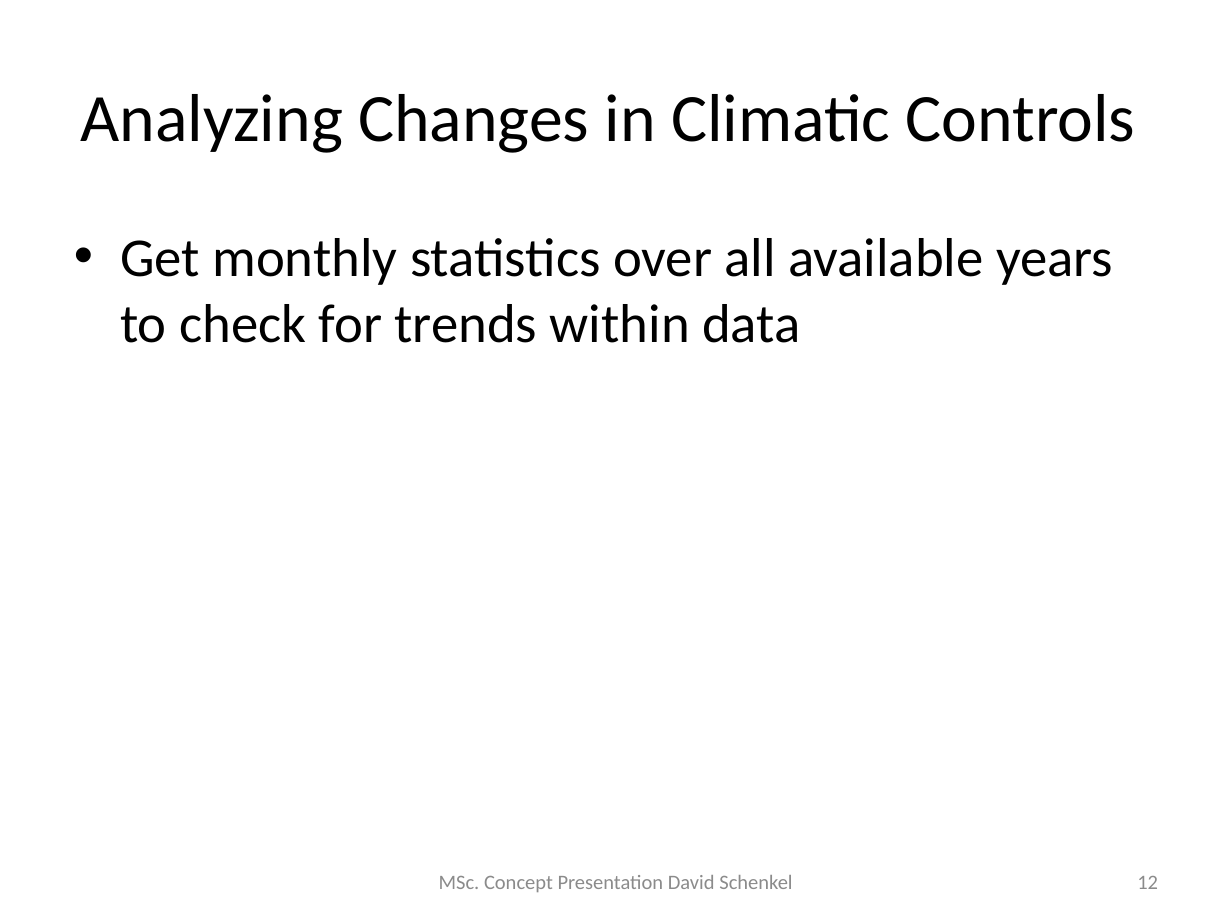
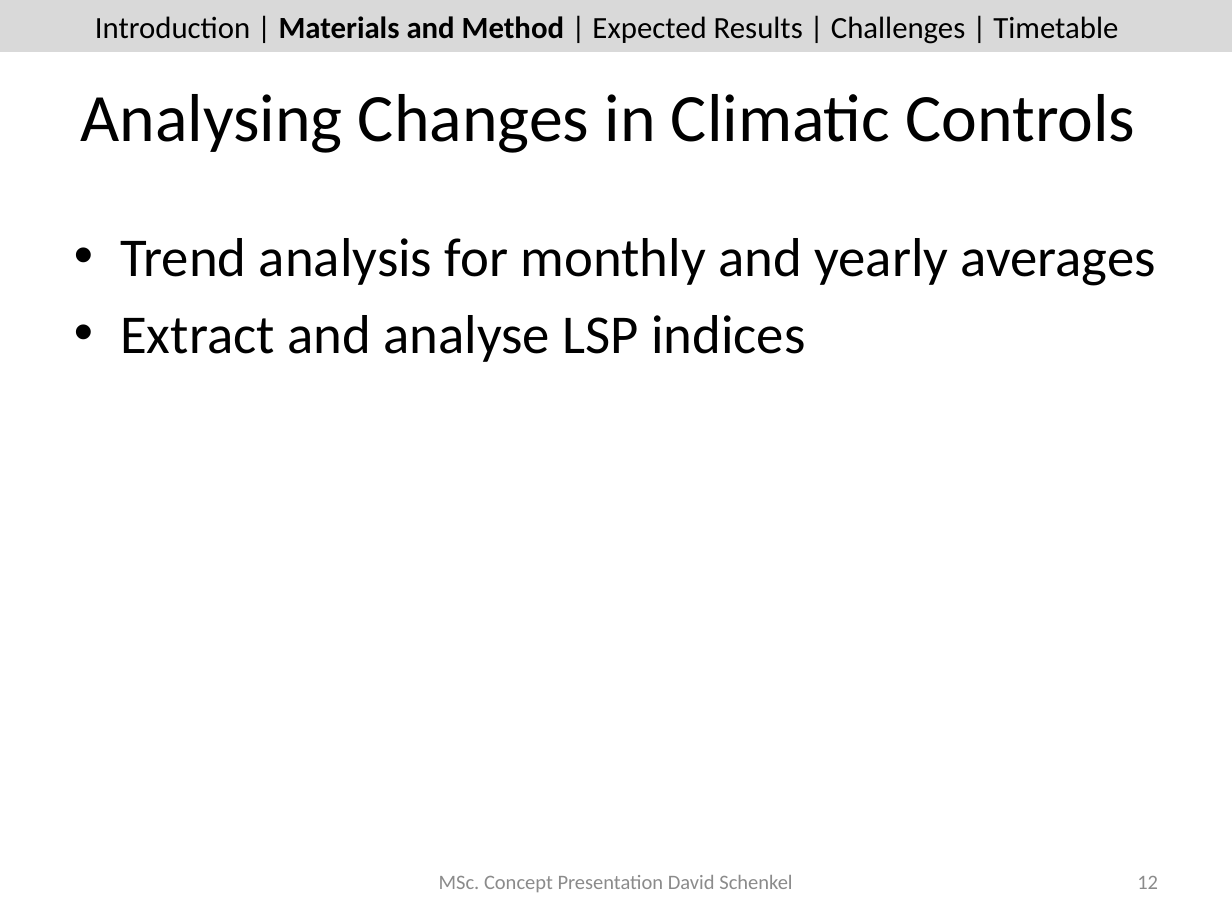
Before and after one commit to dschenkel/geo511, a slide deck: slide 12 of concept_presentation.pptx. Drawn at 1232x924 pixels with LibreOffice and Linux fonts; fonts in the diff are those of the drawing. Boxes give left, top, right and bottom in pixels: in the first picture for what was removed or moved away, otherwise in the second. Text is boxed around its words. In the diff, an @@ line names an element or a change of style, - is before the commit and + after.

Commit message:
presentation, timetable

```diff
--- a/concept_presentation.pptx
+++ b/concept_presentation.pptx
@@ rectangle added at [0, 0, 1232, 52], fill #D9D9D9 @@
@@ text added at [95, 16, 1118, 44], 18 pt, text #000000 @@
+Introduction | Materials and Method | Expected Results | Challenges | Timetable
@@ title at [81, 94, 1136, 153]: text changed @@
-Analyzing Changes in Climatic Controls
+Analysing Changes in Climatic Controls
@@ text at [120, 238, 1156, 362]: text changed @@
-• Get monthly statistics over all available years to check for trends within data
+• Trend analysis for monthly and yearly averages
+• Extract and analyse LSP indices
```
Also in this commit, not shown: 19 other slides changed, 2 slides added, 13 other files.
